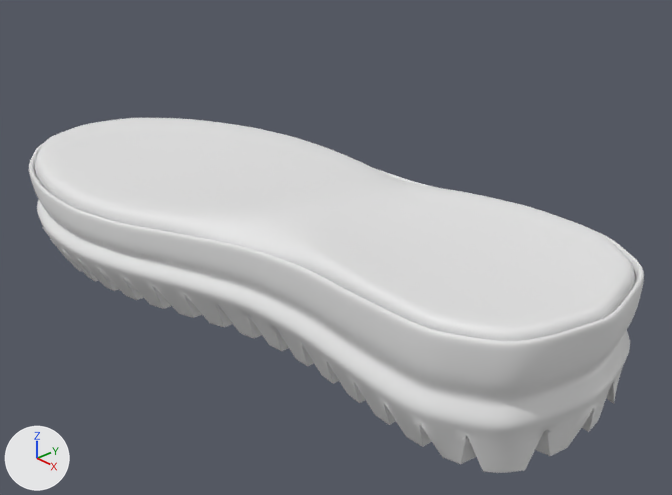
Before and after pictures for a commit that changed the Blender file footwear.blend.
Both versions are drawn from a 50 mm camera at (0.727, -0.63, 0.465) aimed at (0.061, -0.004, 0.026). Arrows for +X, +Y and +Z are at lower left; the lights stay in place.

Objects in the first picture: 'sole'.
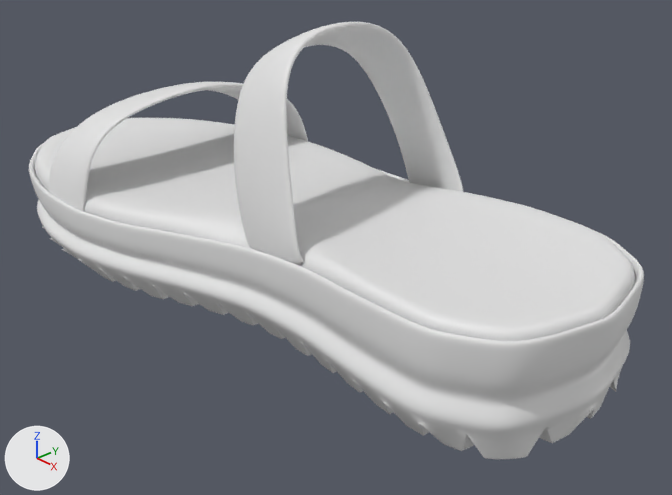
What differs and where, as boxes (x1, y1, x2, y2) in the pictures (672 x 495 px; the box of a moved part takes in the faces that stretch with it):
'sole', reshaped: before (29, 118, 644, 473); after (29, 118, 644, 459)
'strap', added: after (48, 22, 463, 265)
part 1 of me_cube, moved or reshaped: before (45, 230, 623, 473); after (51, 237, 622, 459)

The change, as a list of edits to the scene's bpy script:
```text
Change me_cube:
    used by ob_sole; location = (0.0, 0.0, 0.0)
    remove me_cube.from_pydata(...)  # 4299 vertices, 4296 faces; spans x -0.406..0.399, y -0.191..0.161, z -0.056..0.085
    add me_cube.from_pydata(...)  # 4299 vertices, 4296 faces; spans x -0.406..0.399, y -0.191..0.161, z -0.043..0.085
    me_cube part 1: 2245 of 4299 vertices moved; they spanned x -0.373..0.379, y -0.165..0.134, z -0.056..0.009 and now span x -0.37..0.379, y -0.165..0.134, z -0.043..0.009; mean shift (0.0, 0.0, 0.016); largest move (-0.292, -0.083, -0.05) -> (-0.292, -0.083, -0.026)
Add me_plane:
    me_plane.from_pydata(...)  # 4356 vertices, 4352 faces; spans x -0.256..0.135, y 0.034..0.267, z -0.15..0.185
    me_plane.polygons.foreach_set('use_smooth', [True] * 4352)
Add ob_strap:
    ob_strap = bpy.data.objects.new('strap', me_plane)
    ob_strap.location = (0.0, 0.0, 0.0)
    ob_strap.rotation_euler = (1.571, 0.0, 0.0)  # degrees (90, 0, 0)
```
